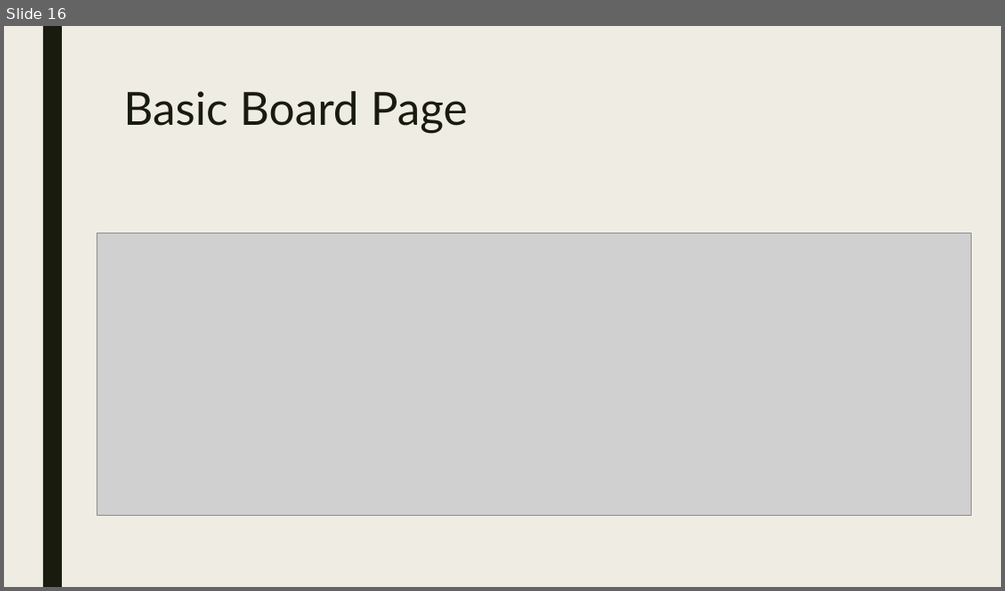
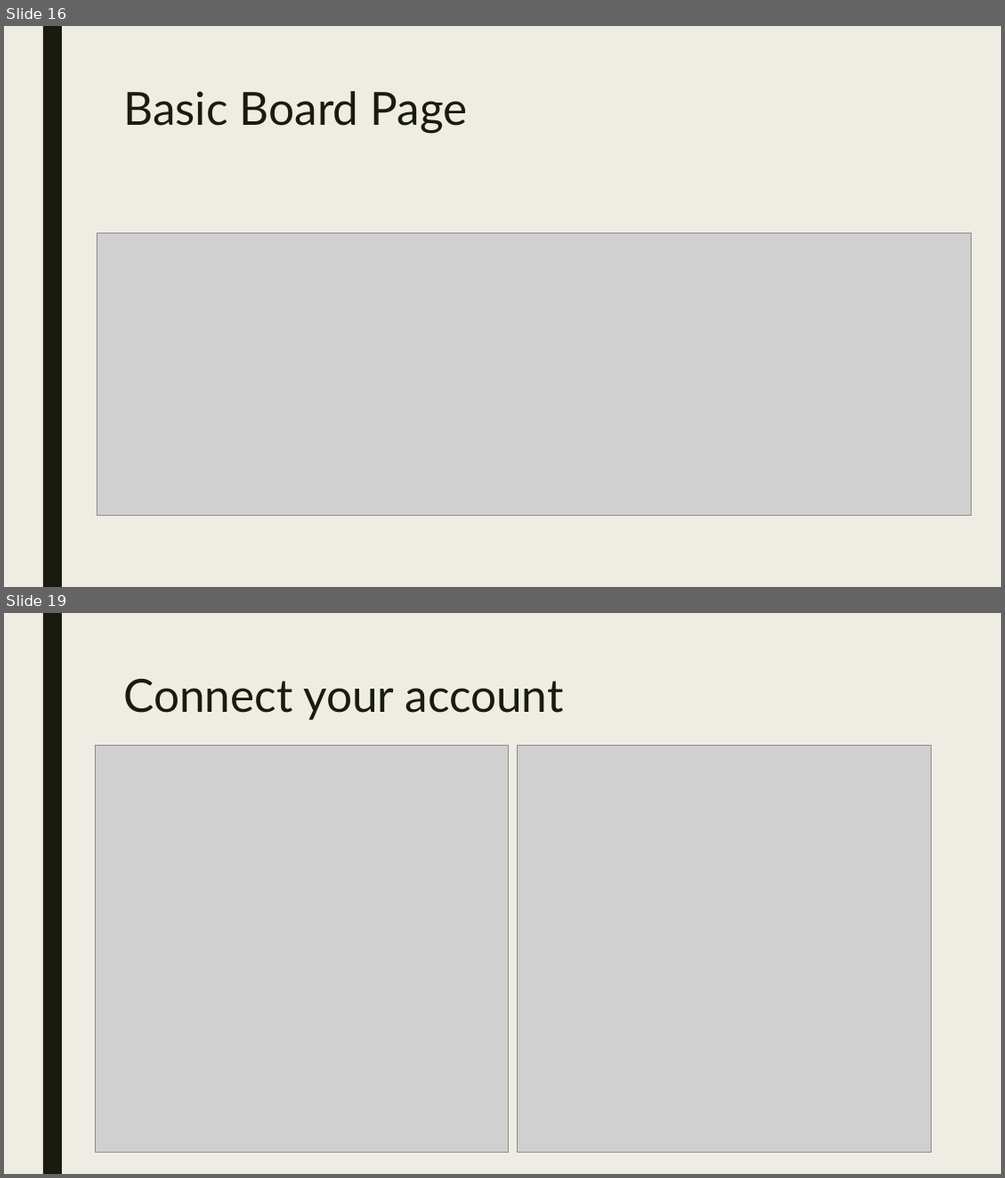
Before and after one commit to RforOperations2018/Class_2, a slide deck: Class 6.pptx. Shown one above the other, each under a label of ours: slide 16 before the commit, slides 16 and 19 after it; the slides between them are not shown. The pictures are 1005x591 and 1005x1178 pixels, drawn with LibreOffice and Linux fonts; fonts in the diff are those of the drawing; grey boxes stand for pictures. Boxes give left, top, right and bottom in pixels: in the first picture for what was removed or moved away, otherwise in the second. Text is boxed around its words. In the diff, an @@ line names an element or a change of style, - is before the commit and + after.

```diff
--- a/Class 6.pptx
+++ b/Class 6.pptx
@@ slide 19 added at bbox=[4, 613, 1001, 1174], background #EFEDE3; not listed: 1 template element that a slide beside it also shows @@
@@ title added at bbox=[123, 679, 564, 720], 44 pt, text #191B0E @@
+Connect your account
@@ picture added at bbox=[96, 746, 509, 1152] @@
@@ picture added at bbox=[517, 746, 931, 1152] @@
```
Also in this commit, not shown: 3 other slides added.
